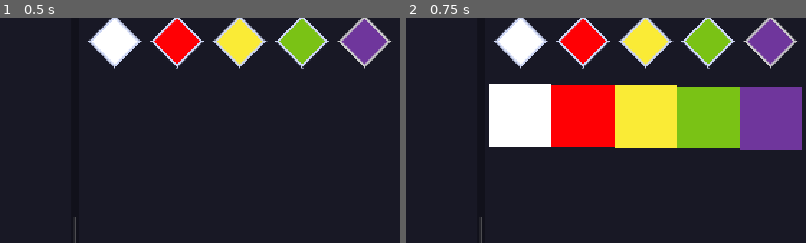
Above: before the commit, frames 1-2 (left to right).
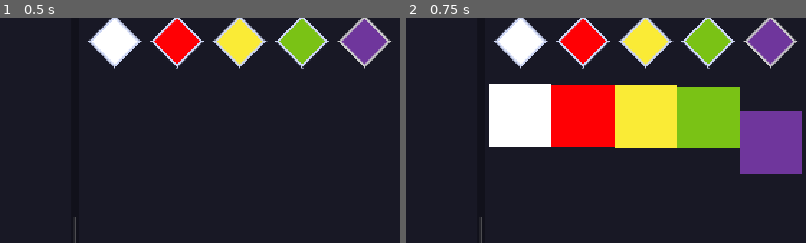
Above: after the commit, the same moments.

Repository: lxviolet66/msce
Game: Godot game, scene res://scenes/chart_editor/chart_editor.tscn
Two runs of this game, one before a commit and one after it. Both use one fixed random seed, a clock stepped at 60 frames per second and the inputs below.
Inputs:
- Up to frame 1 (0.5 s): no input
- Up to frame 2 (0.75 s): click "Spawn Notes" at 0.5 s
The pictures show only the part of the screen within x 50-100%, y 3-53%; the shares and areas given below are measured in that part.

Frame 1 is identical in both runs. In frame 2, 3.3% of the frame differs, in the area x 83-99%, y 30-70%.

Commit message:
i refuse to be beholden to commit messages

Diff:
--- a/scenes/timeline/timeline.gd
+++ b/scenes/timeline/timeline.gd
@@ -5,6 +5,7 @@
 const PAGE_LENGTH: int = 5
 const SCROLL_INCREMENT: int = 1
 
+# TODO: Refactor this to use colors derived from a theme resource
 const white   := Color(0xffffffff)
 const red     := Color(0xff0004ff)
 const yellow  := Color(0xfaeb36ff)
@@ -39,7 +40,7 @@
 		update_layout()
 
 
-func draw_grid(count) -> void:
+func draw_grid(_count) -> void:
 	pass
 	# TODO: make this draw horizontal lines at every second,
 
@@ -51,18 +52,21 @@
 		note_display.color = Color(note_ref.color)
 		add_child(note_display)
 
-		var note_rect: Rect2
-		match note_ref.lane:
-			NoteInfo.NoteLane.CENTER:
-				note_rect = Rect2(Vector2(size.x * 0.0, note_ref.timestamp), Vector2(size.x * 0.2, size.x * 0.2))
-			NoteInfo.NoteLane.TOP:
-				note_rect = Rect2(Vector2(size.x * 0.2, note_ref.timestamp), Vector2(size.x * 0.2, size.x * 0.2))
-			NoteInfo.NoteLane.LEFT:
-				note_rect = Rect2(Vector2(size.x * 0.4, note_ref.timestamp), Vector2(size.x * 0.2, size.x * 0.2))
-			NoteInfo.NoteLane.BOTTOM:
-				note_rect = Rect2(Vector2(size.x * 0.6, note_ref.timestamp), Vector2(size.x * 0.2, size.x * 0.2))
-			NoteInfo.NoteLane.RIGHT:
-				note_rect = Rect2(Vector2(size.x * 0.8, note_ref.timestamp), Vector2(size.x * 0.2, size.x * 0.2))
+		var note_rect := Rect2(
+				Vector2(size.x * (note_ref.lane / 5.0), note_ref.timestamp),
+				Vector2(size.x * 0.2, size.x * 0.2)
+		)
+		# match note_ref.lane:
+		# 	NoteInfo.NoteLane.CENTER:
+		# 		note_rect = Rect2(Vector2(size.x * 0.0, note_ref.timestamp), Vector2(size.x * 0.2, size.x * 0.2))
+		# 	NoteInfo.NoteLane.TOP:
+		# 		note_rect = Rect2(Vector2(size.x * 0.2, note_ref.timestamp), Vector2(size.x * 0.2, size.x * 0.2))
+		# 	NoteInfo.NoteLane.LEFT:
+		# 		note_rect = Rect2(Vector2(size.x * 0.4, note_ref.timestamp), Vector2(size.x * 0.2, size.x * 0.2))
+		# 	NoteInfo.NoteLane.BOTTOM:
+		# 		note_rect = Rect2(Vector2(size.x * 0.6, note_ref.timestamp), Vector2(size.x * 0.2, size.x * 0.2))
+		# 	NoteInfo.NoteLane.RIGHT:
+		# 		note_rect = Rect2(Vector2(size.x * 0.8, note_ref.timestamp), Vector2(size.x * 0.2, size.x * 0.2))
 		fit_child_in_rect(note_display, note_rect)
 
 
@@ -76,5 +80,5 @@
 	add_note(NoteInfo.new(NoteInfo.NoteLane.TOP, NoteInfo.NoteColor.RED, 1.0))
 	add_note(NoteInfo.new(NoteInfo.NoteLane.LEFT, NoteInfo.NoteColor.YELLOW, 2.0))
 	add_note(NoteInfo.new(NoteInfo.NoteLane.BOTTOM, NoteInfo.NoteColor.GREEN, 3.0))
-	add_note(NoteInfo.new(NoteInfo.NoteLane.RIGHT, NoteInfo.NoteColor.PURPLE, 4.0))
+	add_note(NoteInfo.new(NoteInfo.NoteLane.RIGHT, NoteInfo.NoteColor.PURPLE, 40.0))
 	print(note_refs)
